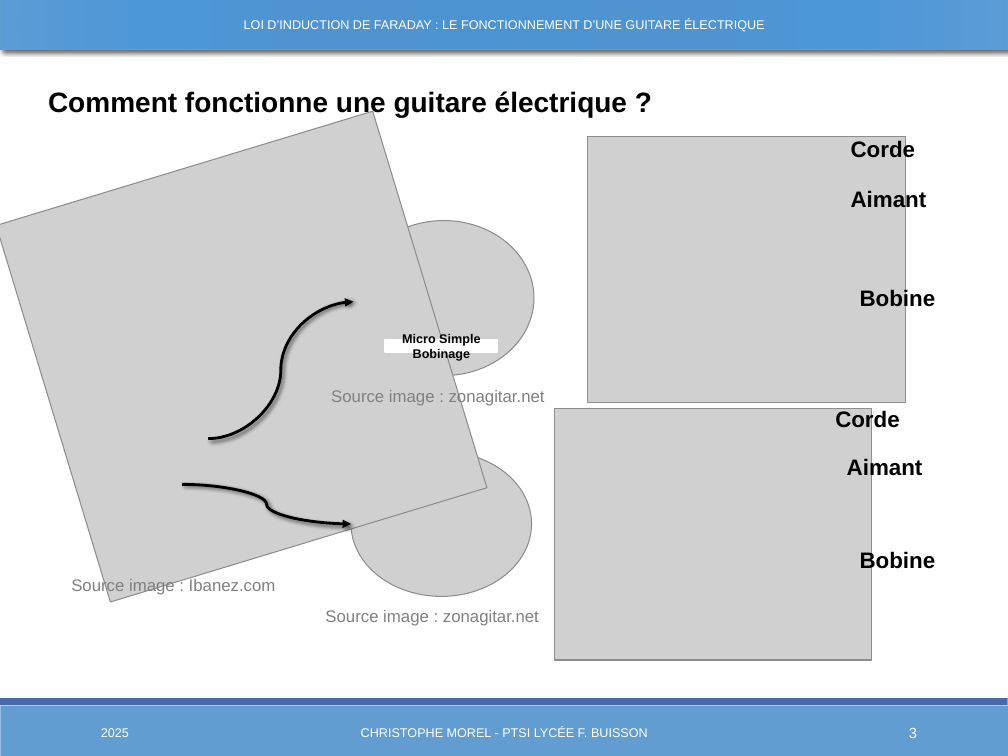
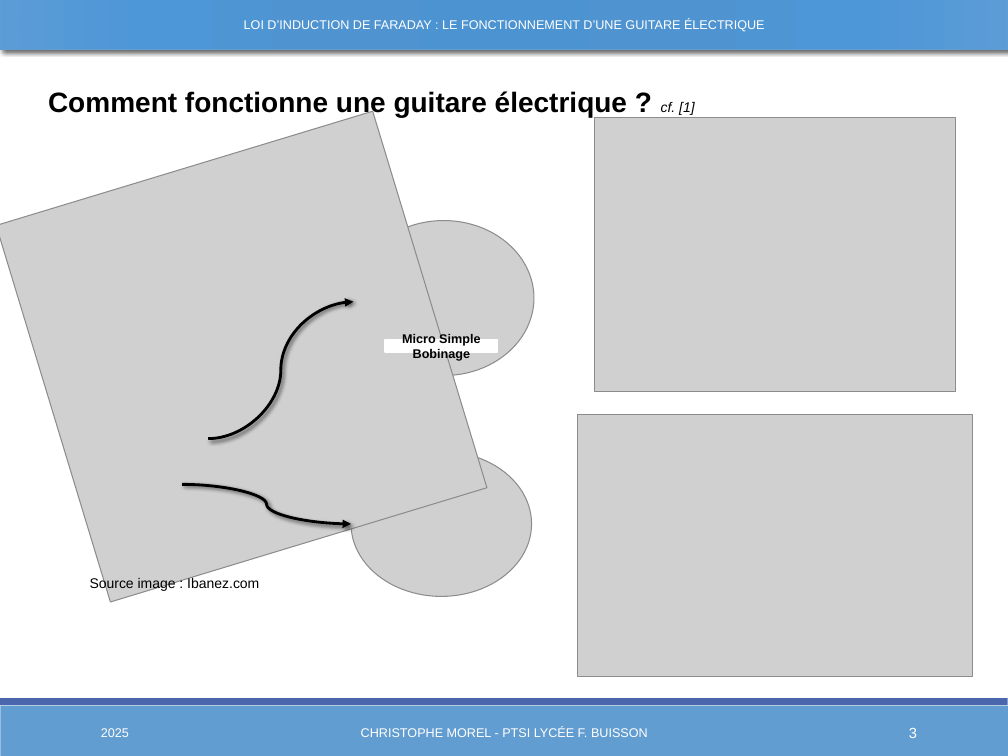
Before and after one commit to Chrismorel7/TIPE---Micro_guitare_elec, a slide deck: slide 3 of Views/Presentation3.pptx. Drawn at 1008x756 pixels with LibreOffice and Linux fonts; fonts in the diff are those of the drawing; grey boxes stand for pictures. Boxes give left, top, right and bottom in pixels: in the first picture for what was removed or moved away, otherwise in the second. Text is boxed around its words. In the diff, an @@ line names an element or a change of style, - is before the commit and + after.

```diff
--- a/Views/Presentation3.pptx
+++ b/Views/Presentation3.pptx
@@ text at (48, 91, 695, 117): text changed @@
-Comment fonctionne une guitare électrique ?
+Comment fonctionne une guitare électrique ? cf. [1]
@@ picture: place and size @@
-picture at (588, 137, 905, 402)
+picture at (595, 118, 956, 392)
@@ text removed at (851, 140, 915, 163) @@
-Corde
@@ text removed at (851, 189, 927, 212) @@
-Aimant
@@ text removed at (860, 288, 936, 311) @@
-Bobine
@@ text removed at (331, 389, 545, 407) @@
-Source image : zonagitar.net
@@ picture: place and size @@
-picture at (554, 409, 872, 660)
+picture at (578, 414, 973, 676)
@@ text removed at (835, 409, 899, 432) @@
-Corde
@@ text removed at (847, 457, 923, 480) @@
-Aimant
@@ text removed at (860, 550, 936, 573) @@
-Bobine
@@ text "Source image : Ibanez.com" at (90, 577, 259, 592): size 12 to 10 pt, text colour #808080 to #000000; alignment left to centre @@
@@ text removed at (325, 610, 539, 626) @@
-Source image : zonagitar.net
```
Also in this commit, not shown: 14 other slides changed, 6 slides added, 15 other files.
